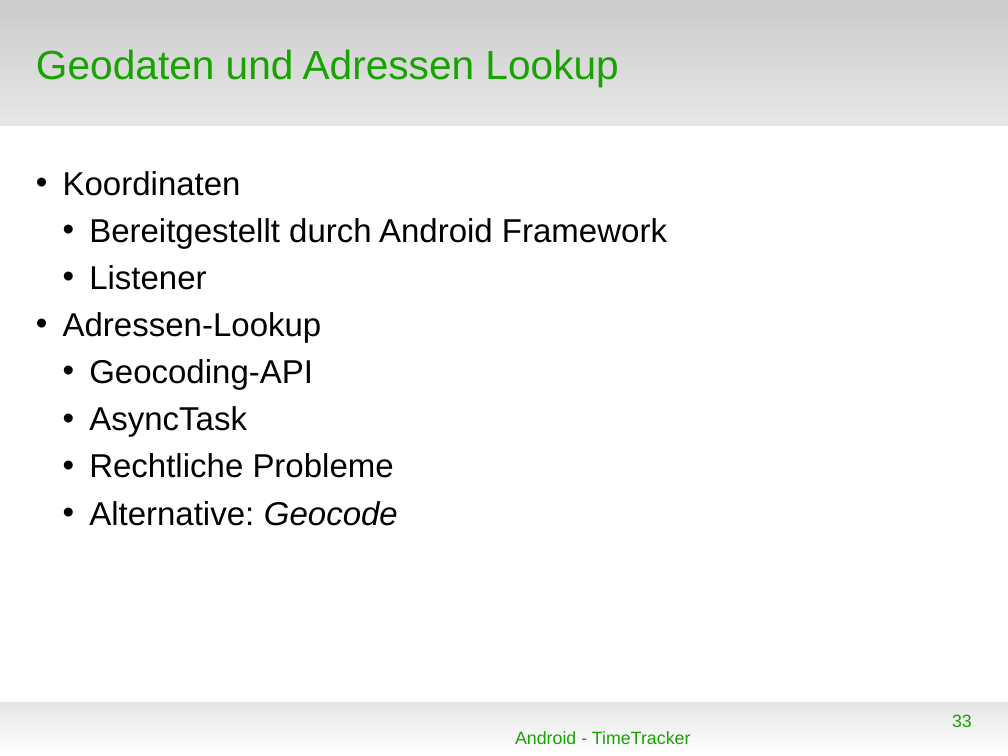
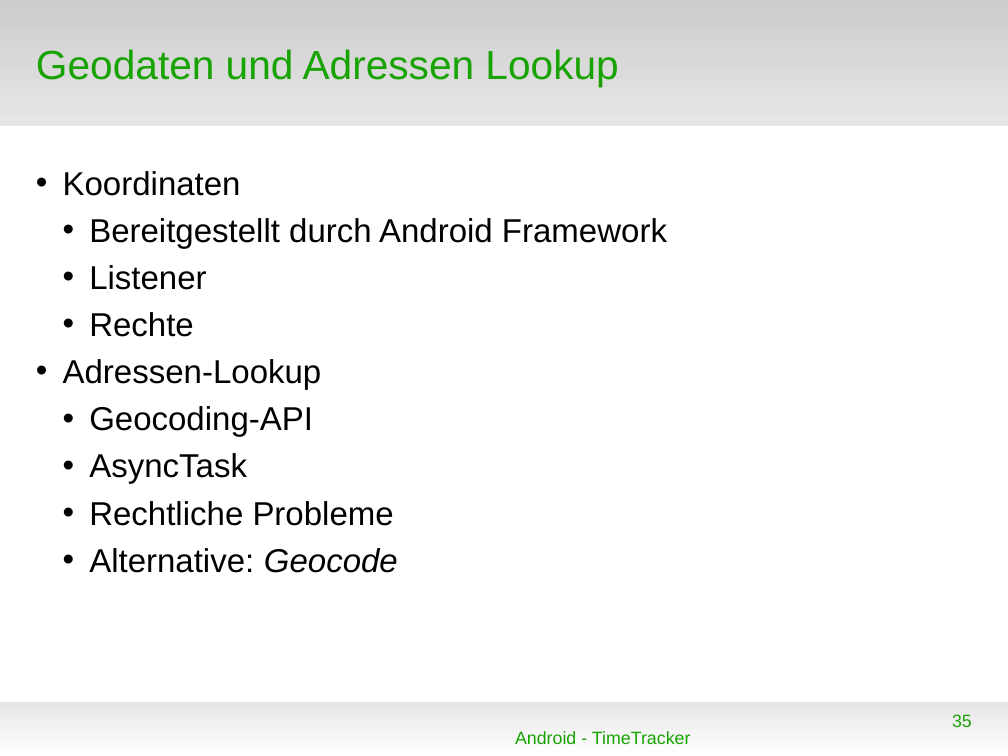
Before and after one commit to floriandrs/presentation, a slide deck: slide 35 of vortrag.odp (slide 33 before the commit). Drawn at 1008x756 pixels with LibreOffice and Linux fonts; fonts in the diff are those of the drawing; background and template pictures are left out. Boxes give left, top, right and bottom in pixels: in the first picture for what was removed or moved away, otherwise in the second. Text is boxed around its words. In the diff, an @@ line names an element or a change of style, - is before the commit and + after.

```diff
--- a/vortrag.odp
+++ b/vortrag.odp
@@ text at [89, 312, 194, 337]: paragraph added @@
+  • Rechte
@@ page number at [952, 714, 972, 727]: text changed @@
-33
+35
```
Also in this commit, not shown: 9 other slides changed, 3 slides added, 1 slide removed, 7 other files.
